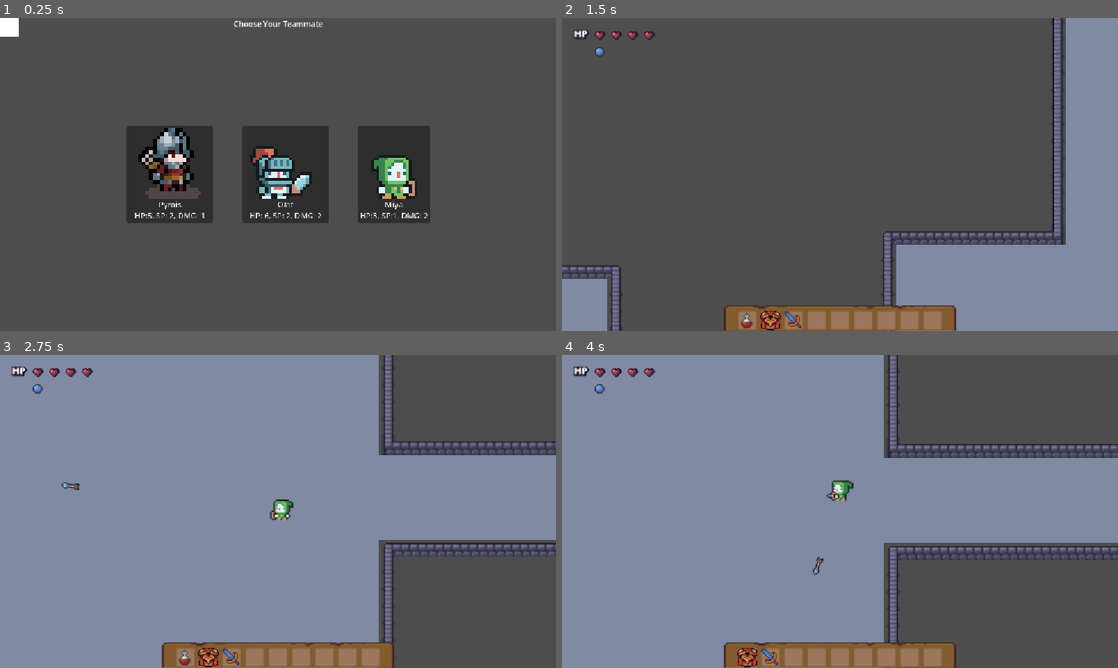
Above: before the commit, frames 1-4 (two rows, left to right).
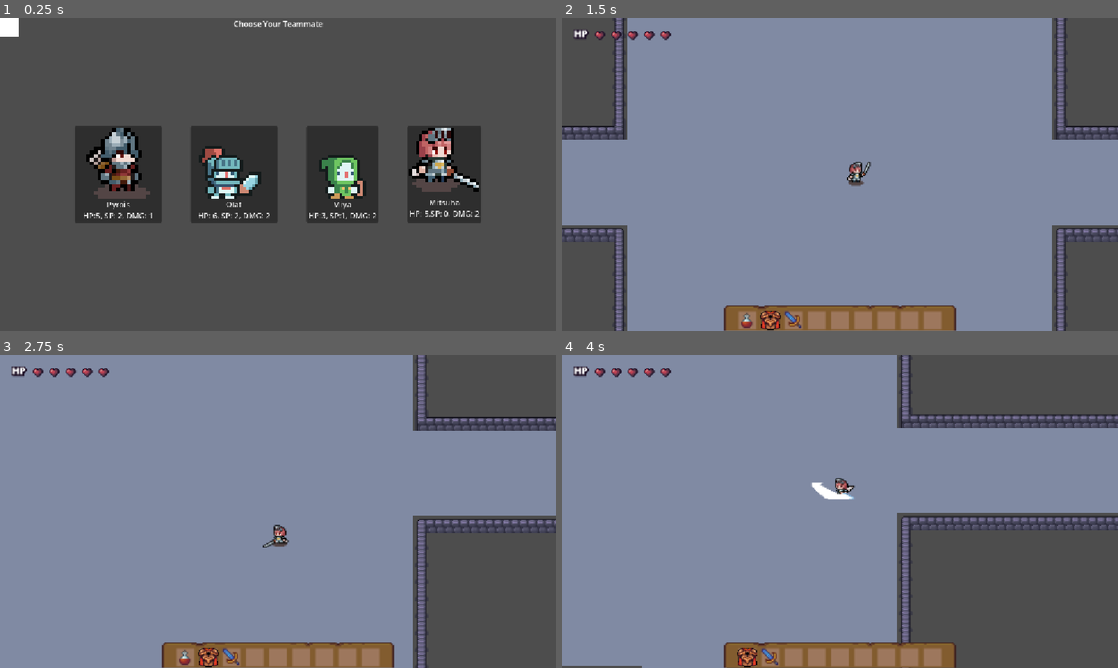
Above: after the commit, the same moments.

Repository: Gumaisme2005/Keep-Fighting-And-Earning
Game: Godot game, scene res://Scene/UI/CharacterSelect.tscn
The game is run twice, just before and just after one commit, with the same random seed, the same clock (stepped at 60 frames per second) and the same inputs.
Inputs (mouse positions are in pixels of both pictures, inside the frame that each line leads up to):
- Up to frame 1 (0.25 s): no input
- Up to frame 2 (1.5 s): click (1006, 174) at 0.5 s, where only the run after the commit has a clickable "Mitsuha HP: 5,SP: 0, DMG: 2"; tap Enter at 1.25 s; move the mouse to (962, 158) at 1.27 s; hold D (move_right) from 1.28 s (still down); click (962, 158) at 1.35 s
- Up to frame 3 (2.75 s): move the mouse to (166, 527) at 2.02 s; release D (move_right) at 2.03 s; hold S (move_down) from 2.03 s (still down); click (166, 527) at 2.1 s
- Up to frame 4 (4 s): move the mouse to (895, 442) at 2.77 s; release S (move_down) at 2.78 s; hold D (move_right) 2.78-3.53 s; tap 1 at 2.85 s; click (895, 442) at 3.05 s; move the mouse to (812, 574) at 3.52 s; hold W (move_up) from 3.53 s (still down); tap 9 at 3.6 s; click (812, 574) at 3.8 s

The runs differ from the first frame. In frame 1, 16% of the frame differs, in the area x 13-87%, y 34-66%; in frame 2, 81%, in the area x 0-100%, y 0-100%; in frame 3, 11%; in frame 4, 12%.

Commit message:
Thêm mới nhân vật Charlotte [Nguyễn Quang Anh]

Diff:
--- /dev/null
+++ b/Scene/Character/player_4.gd
@@ -0,0 +1,111 @@
+extends "res://Scene/Character/player.gd"
+
+# --- THỜI GIAN HỒI CHIÊU ---
+@export var q_skill_cooldown: float = 3.0
+@export var right_click_cooldown: float = 5.0
+
+var can_use_q: bool = true
+var can_use_right_click: bool = true
+
+func _ready() -> void:
+	# Chỉ số của Miya (Kiếm sĩ)
+	speed = 180.0
+	base_max_hp = 5
+	base_armor = 0
+	base_damage = 2
+
+	super._ready()
+
+# --- CHỐT CHẶN: Vô hiệu hóa kỹ năng Q mặc định của lớp cha ---
+func use_special_skill() -> void:
+	pass
+
+# --- BẮT SỰ KIỆN PHÍM ---
+func _input(event: InputEvent) -> void:
+	# Không cho tung chiêu nếu đang chết, đang bị thương (is_hurt), hoặc đang đánh
+	if is_dead or is_hurt or is_casting_skill or is_attacking:
+		return
+
+	if event.is_action_pressed("skill_1") and can_use_q:
+		get_viewport().set_input_as_handled() # Chặn phím trôi xuống lớp cha
+		perform_attack_2()
+	elif event.is_action_pressed("skill_2") and can_use_right_click:
+		get_viewport().set_input_as_handled()
+		perform_attack_3()
+
+# --- KỸ NĂNG 1 (Q): CHÉM 3 NHỊP ---
+func perform_attack_2():
+	can_use_q = false
+	is_casting_skill = true
+	velocity = Vector2.ZERO # Đứng yên khi vận chiêu
+
+	animated_sprite.play("attack_2")
+	print("⚔️ Miya dùng chiêu Q! Chém 3 nhịp!")
+
+	for i in range(3):
+		# Nếu vừa vung kiếm lên mà bị quái tát -> Hủy chiêu ngay!
+		if is_dead or is_hurt: break
+
+		sword_collision.set_deferred("disabled", false)
+		await get_tree().create_timer(0.1).timeout
+
+		# Sau khi đợi 0.12s, kiểm tra LẠI MỘT LẦN NỮA xem có bị tát trong lúc đợi không
+		if is_dead or is_hurt:
+			sword_collision.set_deferred("disabled", true)
+			break
+
+		sword_collision.set_deferred("disabled", true)
+		await get_tree().create_timer(0.2).timeout
+
+	_cleanup_skill("attack_2")
+	start_cooldown("q")
+
+# --- KỸ NĂNG 2 (CHUỘT PHẢI): ĐÂM 4 NHỊP ---
+func perform_attack_3():
+	can_use_right_click = false
+	is_casting_skill = true
+
+	animated_sprite.play("attack_3")
+	print("🗡️ Miya dùng Chuột Phải! Đâm 4 nhịp!")
+
+	var face_direction = -1 if animated_sprite.flip_h else 1
+	velocity.x = face_direction * 300.0 # Lướt tới trước
+
+	for i in range(4):
+		if is_dead or is_hurt: break
+
+		sword_collision.set_deferred("disabled", false)
+		await get_tree().create_timer(0.1).timeout # Đâm rất nhanh
+
+		if is_dead or is_hurt:
+			sword_collision.set_deferred("disabled", true)
+			break
+
+		sword_collision.set_deferred("disabled", true)
+		await get_tree().create_timer(0.15).timeout
+
+	_cleanup_skill("attack_3")
+	start_cooldown("right_click")
+
+# --- HÀM DỌN DẸP THÔNG MINH ---
+func _cleanup_skill(anim_name: String) -> void:
+	# Nếu bị quái đánh (is_hurt = true), file cha (player.gd) đã tự lo việc tắt is_casting_skill và gọi hoạt ảnh hurt.
+	# Ta CHỈ can thiệp đưa về "idle" nếu kỹ năng kết thúc một cách an toàn, không bị ai đánh.
+	if not is_dead and not is_hurt:
+		velocity = Vector2.ZERO
+		sword_collision.set_deferred("disabled", true)
+		is_casting_skill = false
+
+		if animated_sprite.animation == anim_name:
+			animated_sprite.play("idle")
+
+# --- HỒI CHIÊU ---
+func start_cooldown(skill: String) -> void:
+	if skill == "q":
+		await get_tree().create_timer(q_skill_cooldown).timeout
+		can_use_q = true
+		print("✅ Chiêu Q đã sẵn sàng!")
+	elif skill == "right_click":
+		await get_tree().create_timer(right_click_cooldown).timeout
+		can_use_right_click = true
+		print("✅ Chiêu Chuột Phải đã sẵn sàng!")
--- /dev/null
+++ b/Scene/Character/player_4.tscn
@@ -0,0 +1,498 @@
+[gd_scene format=3 uid="uid://drc7u6be164xi"]
+
+[ext_resource type="Script" uid="uid://bmmmclo52sh8k" path="res://Scene/Character/player_4.gd" id="1_iqy1v"]
+[ext_resource type="Texture2D" uid="uid://df75v6uk202b0" path="res://Assets/Character/Swordsman/Swordsman_Attack01.png" id="2_wl5ba"]
+[ext_resource type="Texture2D" uid="uid://j0s8tp1c7py3" path="res://Assets/Character/Swordsman/Swordsman_Attack02.png" id="3_ohs28"]
+[ext_resource type="Texture2D" uid="uid://bjk4en68f0huc" path="res://Assets/Character/Swordsman/Swordsman_Attack3.png" id="4_xdk0h"]
+[ext_resource type="Texture2D" uid="uid://tl7s3drx167k" path="res://Assets/Character/Swordsman/Swordsman_Death.png" id="5_1hu11"]
+[ext_resource type="Texture2D" uid="uid://be7jx22isxic8" path="res://Assets/Character/Swordsman/Swordsman_Hurt.png" id="6_m80ue"]
+[ext_resource type="Script" uid="uid://cqm4110dqn65t" path="res://Scene/Character/InventoryManager.gd" id="7_1hu11"]
+[ext_resource type="Texture2D" uid="uid://dvj0rq24mg1kd" path="res://Assets/Character/Swordsman/Swordsman_Idle.png" id="7_hi4x5"]
+[ext_resource type="PackedScene" uid="uid://c88b4e2b3wqrw" path="res://Scene/UI/GameUI.tscn" id="8_m80ue"]
+[ext_resource type="Texture2D" uid="uid://cwrl6ivka6lsl" path="res://Assets/Character/Swordsman/Swordsman_Walk.png" id="8_vtoqo"]
+
+[sub_resource type="AtlasTexture" id="AtlasTexture_swyqi"]
+atlas = ExtResource("2_wl5ba")
+region = Rect2(0, 0, 100, 100)
+
+[sub_resource type="AtlasTexture" id="AtlasTexture_iu4u0"]
+atlas = ExtResource("2_wl5ba")
+region = Rect2(100, 0, 100, 100)
+
+[sub_resource type="AtlasTexture" id="AtlasTexture_8xrf3"]
+atlas = ExtResource("2_wl5ba")
+region = Rect2(200, 0, 100, 100)
+
+[sub_resource type="AtlasTexture" id="AtlasTexture_fnwxy"]
+atlas = ExtResource("2_wl5ba")
+region = Rect2(300, 0, 100, 100)
+
+[sub_resource type="AtlasTexture" id="AtlasTexture_j321w"]
+atlas = ExtResource("2_wl5ba")
+region = Rect2(400, 0, 100, 100)
+
+[sub_resource type="AtlasTexture" id="AtlasTexture_s4vdo"]
+atlas = ExtResource("2_wl5ba")
+region = Rect2(500, 0, 100, 100)
+
+[sub_resource type="AtlasTexture" id="AtlasTexture_hesvd"]
+atlas = ExtResource("2_wl5ba")
+region = Rect2(600, 0, 100, 100)
+
+[sub_resource type="AtlasTexture" id="AtlasTexture_6t4fw"]
+atlas = ExtResource("3_ohs28")
+region = Rect2(0, 0, 100, 100)
+
+[sub_resource type="AtlasTexture" id="AtlasTexture_gvgxy"]
+atlas = ExtResource("3_ohs28")
+region = Rect2(100, 0, 100, 100)
+
+[sub_resource type="AtlasTexture" id="AtlasTexture_2ccuh"]
+atlas = ExtResource("3_ohs28")
+region = Rect2(200, 0, 100, 100)
+
+[sub_resource type="AtlasTexture" id="AtlasTexture_hdahg"]
+atlas = ExtResource("3_ohs28")
+region = Rect2(300, 0, 100, 100)
+
+[sub_resource type="AtlasTexture" id="AtlasTexture_1alnq"]
+atlas = ExtResource("3_ohs28")
+region = Rect2(400, 0, 100, 100)
+
+[sub_resource type="AtlasTexture" id="AtlasTexture_s2ci7"]
+atlas = ExtResource("3_ohs28")
+region = Rect2(500, 0, 100, 100)
+
+[sub_resource type="AtlasTexture" id="AtlasTexture_gbjq6"]
+atlas = ExtResource("3_ohs28")
+region = Rect2(600, 0, 100, 100)
+
+[sub_resource type="AtlasTexture" id="AtlasTexture_f4yo0"]
+atlas = ExtResource("3_ohs28")
+region = Rect2(700, 0, 100, 100)
+
+[sub_resource type="AtlasTexture" id="AtlasTexture_lodla"]
+atlas = ExtResource("3_ohs28")
+region = Rect2(800, 0, 100, 100)
+
+[sub_resource type="AtlasTexture" id="AtlasTexture_barrb"]
+atlas = ExtResource("3_ohs28")
+region = Rect2(900, 0, 100, 100)
+
+[sub_resource type="AtlasTexture" id="AtlasTexture_316n1"]
+atlas = ExtResource("3_ohs28")
+region = Rect2(1000, 0, 100, 100)
+
+[sub_resource type="AtlasTexture" id="AtlasTexture_4ntg8"]
+atlas = ExtResource("3_ohs28")
+region = Rect2(1100, 0, 100, 100)
+
+[sub_resource type="AtlasTexture" id="AtlasTexture_3qjn3"]
+atlas = ExtResource("3_ohs28")
+region = Rect2(1200, 0, 100, 100)
+
+[sub_resource type="AtlasTexture" id="AtlasTexture_n0toa"]
+atlas = ExtResource("3_ohs28")
+region = Rect2(1300, 0, 100, 100)
+
+[sub_resource type="AtlasTexture" id="AtlasTexture_umdub"]
+atlas = ExtResource("3_ohs28")
+region = Rect2(1400, 0, 100, 100)
+
+[sub_resource type="AtlasTexture" id="AtlasTexture_11aai"]
+atlas = ExtResource("4_xdk0h")
+region = Rect2(0, 0, 100, 100)
+
+[sub_resource type="AtlasTexture" id="AtlasTexture_qqwuj"]
+atlas = ExtResource("4_xdk0h")
+region = Rect2(100, 0, 100, 100)
+
+[sub_resource type="AtlasTexture" id="AtlasTexture_hfrsa"]
+atlas = ExtResource("4_xdk0h")
+region = Rect2(200, 0, 100, 100)
+
+[sub_resource type="AtlasTexture" id="AtlasTexture_bm6tq"]
+atlas = ExtResource("4_xdk0h")
+region = Rect2(300, 0, 100, 100)
+
+[sub_resource type="AtlasTexture" id="AtlasTexture_lmtp3"]
+atlas = ExtResource("4_xdk0h")
+region = Rect2(400, 0, 100, 100)
+
+[sub_resource type="AtlasTexture" id="AtlasTexture_qquwb"]
+atlas = ExtResource("4_xdk0h")
+region = Rect2(500, 0, 100, 100)
+
+[sub_resource type="AtlasTexture" id="AtlasTexture_p8ae3"]
+atlas = ExtResource("4_xdk0h")
+region = Rect2(600, 0, 100, 100)
+
+[sub_resource type="AtlasTexture" id="AtlasTexture_ad3b4"]
+atlas = ExtResource("4_xdk0h")
+region = Rect2(700, 0, 100, 100)
+
+[sub_resource type="AtlasTexture" id="AtlasTexture_w0t2c"]
+atlas = ExtResource("4_xdk0h")
+region = Rect2(800, 0, 100, 100)
+
+[sub_resource type="AtlasTexture" id="AtlasTexture_5eva6"]
+atlas = ExtResource("4_xdk0h")
+region = Rect2(900, 0, 100, 100)
+
+[sub_resource type="AtlasTexture" id="AtlasTexture_ggf5r"]
+atlas = ExtResource("4_xdk0h")
+region = Rect2(1000, 0, 100, 100)
+
+[sub_resource type="AtlasTexture" id="AtlasTexture_bbi2n"]
+atlas = ExtResource("4_xdk0h")
+region = Rect2(1100, 0, 100, 100)
+
+[sub_resource type="AtlasTexture" id="AtlasTexture_xf7at"]
+atlas = ExtResource("5_1hu11")
+region = Rect2(0, 0, 100, 100)
+
+[sub_resource type="AtlasTexture" id="AtlasTexture_vvjjd"]
+atlas = ExtResource("5_1hu11")
+region = Rect2(100, 0, 100, 100)
+
+[sub_resource type="AtlasTexture" id="AtlasTexture_leeni"]
+atlas = ExtResource("5_1hu11")
+region = Rect2(200, 0, 100, 100)
+
+[sub_resource type="AtlasTexture" id="AtlasTexture_edfos"]
+atlas = ExtResource("5_1hu11")
+region = Rect2(300, 0, 100, 100)
+
+[sub_resource type="AtlasTexture" id="AtlasTexture_fuu0g"]
+atlas = ExtResource("6_m80ue")
+region = Rect2(0, 0, 100, 100)
+
+[sub_resource type="AtlasTexture" id="AtlasTexture_pukw0"]
+atlas = ExtResource("6_m80ue")
+region = Rect2(100, 0, 100, 100)
+
+[sub_resource type="AtlasTexture" id="AtlasTexture_14jhw"]
+atlas = ExtResource("6_m80ue")
+region = Rect2(200, 0, 100, 100)
+
+[sub_resource type="AtlasTexture" id="AtlasTexture_xewya"]
+atlas = ExtResource("6_m80ue")
+region = Rect2(300, 0, 100, 100)
+
+[sub_resource type="AtlasTexture" id="AtlasTexture_374p6"]
+atlas = ExtResource("6_m80ue")
+region = Rect2(400, 0, 100, 100)
+
+[sub_resource type="AtlasTexture" id="AtlasTexture_kkgol"]
+atlas = ExtResource("7_hi4x5")
+region = Rect2(0, 0, 100, 100)
+
+[sub_resource type="AtlasTexture" id="AtlasTexture_671vd"]
+atlas = ExtResource("7_hi4x5")
+region = Rect2(100, 0, 100, 100)
+
+[sub_resource type="AtlasTexture" id="AtlasTexture_3xx58"]
+atlas = ExtResource("7_hi4x5")
+region = Rect2(200, 0, 100, 100)
+
+[sub_resource type="AtlasTexture" id="AtlasTexture_7dy88"]
+atlas = ExtResource("7_hi4x5")
+region = Rect2(300, 0, 100, 100)
+
+[sub_resource type="AtlasTexture" id="AtlasTexture_k84kq"]
+atlas = ExtResource("7_hi4x5")
+region = Rect2(400, 0, 100, 100)
+
+[sub_resource type="AtlasTexture" id="AtlasTexture_gvigu"]
+atlas = ExtResource("7_hi4x5")
+region = Rect2(500, 0, 100, 100)
+
+[sub_resource type="AtlasTexture" id="AtlasTexture_m14oq"]
+atlas = ExtResource("8_vtoqo")
+region = Rect2(0, 0, 100, 100)
+
+[sub_resource type="AtlasTexture" id="AtlasTexture_hykxi"]
+atlas = ExtResource("8_vtoqo")
+region = Rect2(100, 0, 100, 100)
+
+[sub_resource type="AtlasTexture" id="AtlasTexture_dqd0l"]
+atlas = ExtResource("8_vtoqo")
+region = Rect2(200, 0, 100, 100)
+
+[sub_resource type="AtlasTexture" id="AtlasTexture_3gntb"]
+atlas = ExtResource("8_vtoqo")
+region = Rect2(300, 0, 100, 100)
+
+[sub_resource type="AtlasTexture" id="AtlasTexture_wqq6t"]
+atlas = ExtResource("8_vtoqo")
+region = Rect2(400, 0, 100, 100)
+
+[sub_resource type="AtlasTexture" id="AtlasTexture_53gia"]
+atlas = ExtResource("8_vtoqo")
+region = Rect2(500, 0, 100, 100)
+
+[sub_resource type="AtlasTexture" id="AtlasTexture_cac4o"]
+atlas = ExtResource("8_vtoqo")
+region = Rect2(600, 0, 100, 100)
+
+[sub_resource type="AtlasTexture" id="AtlasTexture_aiki3"]
+atlas = ExtResource("8_vtoqo")
+region = Rect2(700, 0, 100, 100)
+
+[sub_resource type="SpriteFrames" id="SpriteFrames_65baf"]
+animations = [{
+"frames": [{
+"duration": 1.0,
+"texture": SubResource("AtlasTexture_swyqi")
+}, {
+"duration": 1.0,
+"texture": SubResource("AtlasTexture_iu4u0")
+}, {
+"duration": 1.0,
+"texture": SubResource("AtlasTexture_8xrf3")
+}, {
+"duration": 1.0,
+"texture": SubResource("AtlasTexture_fnwxy")
+}, {
+"duration": 1.0,
+"texture": SubResource("AtlasTexture_j321w")
+}, {
+"duration": 1.0,
+"texture": SubResource("AtlasTexture_s4vdo")
+}, {
+"duration": 1.0,
+"texture": SubResource("AtlasTexture_hesvd")
+}],
+"loop": 0,
+"name": &"attack_1",
+"speed": 20.0
+}, {
+"frames": [{
+"duration": 1.0,
+"texture": SubResource("AtlasTexture_6t4fw")
+}, {
+"duration": 1.0,
+"texture": SubResource("AtlasTexture_gvgxy")
+}, {
+"duration": 1.0,
+"texture": SubResource("AtlasTexture_2ccuh")
+}, {
+"duration": 1.0,
+"texture": SubResource("AtlasTexture_hdahg")
+}, {
+"duration": 1.0,
+"texture": SubResource("AtlasTexture_1alnq")
+}, {
+"duration": 1.0,
+"texture": SubResource("AtlasTexture_s2ci7")
+}, {
+"duration": 1.0,
+"texture": SubResource("AtlasTexture_gbjq6")
+}, {
+"duration": 1.0,
+"texture": SubResource("AtlasTexture_f4yo0")
+}, {
+"duration": 1.0,
+"texture": SubResource("AtlasTexture_lodla")
+}, {
+"duration": 1.0,
+"texture": SubResource("AtlasTexture_barrb")
+}, {
+"duration": 1.0,
+"texture": SubResource("AtlasTexture_316n1")
+}, {
+"duration": 1.0,
+"texture": SubResource("AtlasTexture_4ntg8")
+}, {
+"duration": 1.0,
+"texture": SubResource("AtlasTexture_3qjn3")
+}, {
+"duration": 1.0,
+"texture": SubResource("AtlasTexture_n0toa")
+}, {
+"duration": 1.0,
+"texture": SubResource("AtlasTexture_umdub")
+}],
+"loop": 0,
+"name": &"attack_2",
+"speed": 12.0
+}, {
+"frames": [{
+"duration": 1.0,
+"texture": SubResource("AtlasTexture_11aai")
+}, {
+"duration": 1.0,
+"texture": SubResource("AtlasTexture_qqwuj")
+}, {
+"duration": 1.0,
+"texture": SubResource("AtlasTexture_hfrsa")
+}, {
+"duration": 1.0,
+"texture": SubResource("AtlasTexture_bm6tq")
+}, {
+"duration": 1.0,
+"texture": SubResource("AtlasTexture_lmtp3")
+}, {
+"duration": 1.0,
+"texture": SubResource("AtlasTexture_qquwb")
+}, {
+"duration": 1.0,
+"texture": SubResource("AtlasTexture_p8ae3")
+}, {
+"duration": 1.0,
+"texture": SubResource("AtlasTexture_ad3b4")
+}, {
+"duration": 1.0,
+"texture": SubResource("AtlasTexture_w0t2c")
+}, {
+"duration": 1.0,
+"texture": SubResource("AtlasTexture_5eva6")
+}, {
+"duration": 1.0,
+"texture": SubResource("AtlasTexture_ggf5r")
+}, {
+"duration": 1.0,
+"texture": SubResource("AtlasTexture_bbi2n")
+}],
+"loop": 0,
+"name": &"attack_3",
+"speed": 12.0
+}, {
+"frames": [{
+"duration": 1.0,
+"texture": SubResource("AtlasTexture_xf7at")
+}, {
+"duration": 1.0,
+"texture": SubResource("AtlasTexture_vvjjd")
+}, {
+"duration": 1.0,
+"texture": SubResource("AtlasTexture_leeni")
+}, {
+"duration": 1.0,
+"texture": SubResource("AtlasTexture_edfos")
+}],
+"loop": 0,
+"name": &"death",
+"speed": 5.0
+}, {
+"frames": [{
+"duration": 1.0,
+"texture": SubResource("AtlasTexture_fuu0g")
+}, {
+"duration": 1.0,
+"texture": SubResource("AtlasTexture_pukw0")
+}, {
+"duration": 1.0,
+"texture": SubResource("AtlasTexture_14jhw")
+}, {
+"duration": 1.0,
+"texture": SubResource("AtlasTexture_xewya")
+}, {
+"duration": 1.0,
+"texture": SubResource("AtlasTexture_374p6")
+}],
+"loop": 0,
+"name": &"hurt",
+"speed": 5.0
+}, {
+"frames": [{
+"duration": 1.0,
+"texture": SubResource("AtlasTexture_kkgol")
+}, {
+"duration": 1.0,
+"texture": SubResource("AtlasTexture_671vd")
+}, {
+"duration": 1.0,
+"texture": SubResource("AtlasTexture_3xx58")
+}, {
+"duration": 1.0,
+"texture": SubResource("AtlasTexture_7dy88")
+}, {
+"duration": 1.0,
+"texture": SubResource("AtlasTexture_k84kq")
+}, {
+"duration": 1.0,
+"texture": SubResource("AtlasTexture_gvigu")
+}],
+"loop": 1,
+"name": &"idle",
+"speed": 10.0
+}, {
+"frames": [{
+"duration": 1.0,
+"texture": SubResource("AtlasTexture_m14oq")
+}, {
+"duration": 1.0,
+"texture": SubResource("AtlasTexture_hykxi")
+}, {
+"duration": 1.0,
+"texture": SubResource("AtlasTexture_dqd0l")
+}, {
+"duration": 1.0,
+"texture": SubResource("AtlasTexture_3gntb")
+}, {
+"duration": 1.0,
+"texture": SubResource("AtlasTexture_wqq6t")
+}, {
+"duration": 1.0,
+"texture": SubResource("AtlasTexture_53gia")
+}, {
+"duration": 1.0,
+"texture": SubResource("AtlasTexture_cac4o")
+}, {
+"duration": 1.0,
+"texture": SubResource("AtlasTexture_aiki3")
+}],
+"loop": 0,
+"name": &"walk",
+"speed": 12.0
+}]
+
+[sub_resource type="CapsuleShape2D" id="CapsuleShape2D_1vivr"]
+radius = 3.0
+height = 16.0
+
+[sub_resource type="RectangleShape2D" id="RectangleShape2D_1vivr"]
+size = Vector2(44, 21)
+
+[sub_resource type="RectangleShape2D" id="RectangleShape2D_8vrlf"]
+size = Vector2(16, 20.5)
+
+[node name="Player" type="CharacterBody2D" unique_id=1500814557 groups=["player"]]
+script = ExtResource("1_iqy1v")
+
+[node name="AnimatedSprite2D" type="AnimatedSprite2D" parent="." unique_id=142502771]
+position = Vector2(0, -7)
+sprite_frames = SubResource("SpriteFrames_65baf")
+animation = &"attack_3"
+autoplay = "idle"
+
+[node name="CollisionShape2D" type="CollisionShape2D" parent="." unique_id=1165885128]
+rotation = -1.5707964
+shape = SubResource("CapsuleShape2D_1vivr")
+
+[node name="SwordHitbox" type="Area2D" parent="." unique_id=1952238041 groups=["player"]]
+
+[node name="CollisionShape2D" type="CollisionShape2D" parent="SwordHitbox" unique_id=1063299358]
+position = Vector2(14, -7.5)
+shape = SubResource("RectangleShape2D_1vivr")
+disabled = true
+
+[node name="PlayerHurtbox" type="Area2D" parent="." unique_id=1895165731]
+
+[node name="CollisionShape2D" type="CollisionShape2D" parent="PlayerHurtbox" unique_id=1778319602]
+position = Vector2(0, -7.75)
+shape = SubResource("RectangleShape2D_8vrlf")
+
+[node name="Camera2D" type="Camera2D" parent="." unique_id=469432286]
+zoom = Vector2(2.2, 2.2)
+position_smoothing_enabled = true
+position_smoothing_speed = 4.0
+
+[node name="Inventory" type="Node2D" parent="." unique_id=509777740]
+script = ExtResource("7_1hu11")
+
+[node name="GameUi" parent="." unique_id=1680741659 instance=ExtResource("8_m80ue")]
+
+[connection signal="animation_finished" from="AnimatedSprite2D" to="." method="_on_animated_sprite_2d_animation_finished"]
+[connection signal="area_entered" from="SwordHitbox" to="." method="_on_sword_hitbox_area_entered"]
--- a/Scene/UI/CharacterSelect.gd
+++ b/Scene/UI/CharacterSelect.gd
@@ -4,6 +4,7 @@
 @export var char_1_scene: PackedScene = preload("res://Scene/Character/player.tscn")
 @export var char_2_scene: PackedScene = preload("res://Scene/Character/player_2.tscn")
 @export var char_3_scene: PackedScene = preload("res://Scene/Character/player_3.tscn")
+@export var char_4_scene: PackedScene = preload("res://Scene/Character/player_4.tscn") # Thêm Nữ Kiếm Sĩ
 
 # Đường dẫn tới màn chơi chính
 @export_file("*.tscn") var game_world_path: String = "res://world.tscn"
@@ -13,6 +14,7 @@
 	$HBoxContainer/Char_1.pressed.connect(_on_select_char_1)
 	$HBoxContainer/Char_2.pressed.connect(_on_select_char_2)
 	$HBoxContainer/Char_3.pressed.connect(_on_select_char_3)
+	$HBoxContainer/Char_4.pressed.connect(_on_select_char_4) # Nút của Nữ Kiếm Sĩ
 
 func _on_select_char_1() -> void:
 	print("✅ Đã chọn nhân vật 1: Soldier")
@@ -29,6 +31,12 @@
 	GameManager.selected_character_scene = char_3_scene
 	_start_game()
 
+# --- HÀM MỚI CHO NỮ KIẾM SĨ ---
+func _on_select_char_4() -> void:
+	print("✅ Đã chọn nhân vật 4: Nữ Kiếm Sĩ")
+	GameManager.selected_character_scene = char_4_scene
+	_start_game()
+
 func _start_game() -> void:
 	var err = get_tree().change_scene_to_file(game_world_path)
 	if err != OK:
--- a/Scene/UI/CharacterSelect.tscn
+++ b/Scene/UI/CharacterSelect.tscn
@@ -4,6 +4,7 @@
 [ext_resource type="Texture2D" uid="uid://7gpghruvdd6s" path="res://Assets/Character/Human_knight/Human_Knight.png" id="3_ri6ba"]
 [ext_resource type="Texture2D" uid="uid://bvdr127jnigh5" path="res://Assets/Character/Human_Archer/Human_Archer.png" id="4_7k870"]
 [ext_resource type="Texture2D" uid="uid://47ovclbqbopo" path="res://Assets/Character/Soldier/Soldier/Soldier_Idle.png" id="4_oufkq"]
+[ext_resource type="Texture2D" uid="uid://dvj0rq24mg1kd" path="res://Assets/Character/Swordsman/Swordsman_Idle.png" id="5_v3tgs"]
 
 [sub_resource type="AtlasTexture" id="AtlasTexture_1vivr"]
 atlas = ExtResource("4_oufkq")
@@ -16,6 +17,10 @@
 [sub_resource type="AtlasTexture" id="AtlasTexture_v5gy4"]
 atlas = ExtResource("4_7k870")
 region = Rect2(32, 24, 16, 24)
+
+[sub_resource type="AtlasTexture" id="AtlasTexture_iqy1v"]
+atlas = ExtResource("5_v3tgs")
+region = Rect2(42, 40, 22, 21)
 
 [node name="CharacterSelect" type="Control" unique_id=157718013]
 layout_mode = 3
@@ -90,3 +95,13 @@
 icon_alignment = 1
 vertical_icon_alignment = 0
 expand_icon = true
+
+[node name="Char_4" type="Button" parent="HBoxContainer" unique_id=514536605]
+texture_filter = 1
+layout_mode = 2
+text = "Mitsuha
+HP: 5,SP: 0, DMG: 2"
+icon = SubResource("AtlasTexture_iqy1v")
+icon_alignment = 1
+vertical_icon_alignment = 0
+expand_icon = true
Not shown, added: Scene/Character/player_4.gd.uid
